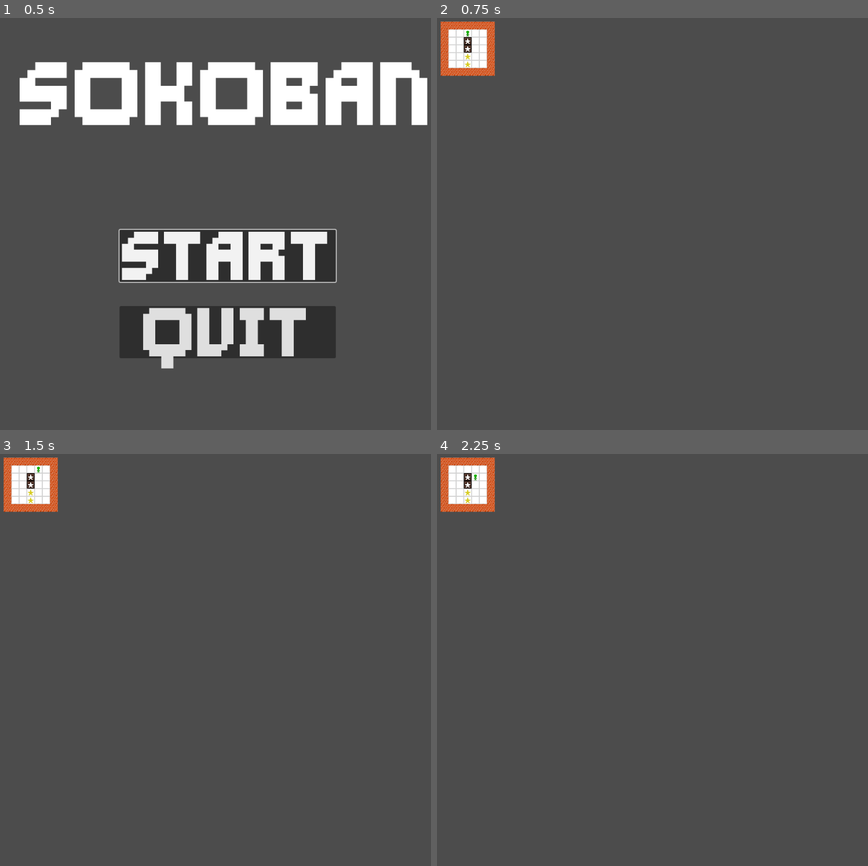
Above: before the commit, frames 1-4 (two rows, left to right).
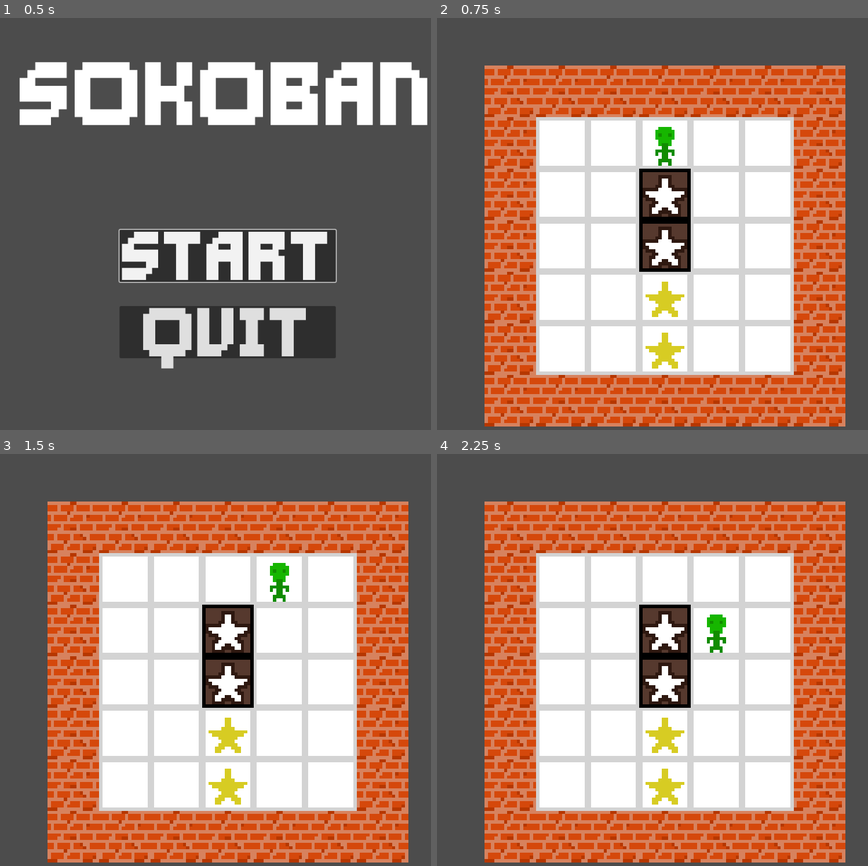
Above: after the commit, the same moments.

Repository: nmay231/godot-sokoban
Game: Godot game, scene res://scenes/menu.tscn
Two runs of this game, one before a commit and one after it. Both use one fixed random seed, a clock stepped at 60 frames per second and the inputs below.
Inputs:
- Up to frame 1 (0.5 s): no input
- Up to frame 2 (0.75 s): click "START" at 0.5 s
- Up to frame 3 (1.5 s): tap Enter at 1.25 s; hold Right (ui_right) from 1.28 s (still down)
- Up to frame 4 (2.25 s): tap Space at 2 s; release Right (ui_right) at 2.03 s; hold Down (ui_down) from 2.03 s (still down)

Frame 1 is identical in both runs. In frame 2, 75% of the frame differs, in the area x 0-95%, y 0-100%; in frame 3, 75%; in frame 4, 75%.

Commit message:
Detect a solved puzzle

Diff:
--- /dev/null
+++ b/scenes/LevelLoader.gd
@@ -0,0 +1,37 @@
+class_name LevelLoader
+extends Node2D
+
+@export var level: Level
+var level_node: Node
+var tile_map: TileMap
+var blocks: Array[Node]
+var goal_hash: Dictionary = {}
+
+# Called when the node enters the scene tree for the first time.
+func _ready():
+	level_node = level.scene.instantiate()
+	add_child(level_node)
+	get_window().content_scale_factor = 60.0 / level.size.x
+
+	tile_map = level_node.get_node("TileMap")
+	for child in level_node.get_children():
+		# Could probably have a better duck-type thing using has_method, but I
+		# don't care right now.
+		if child is Block:
+			blocks.push_back(child)
+
+	for goal in level.goal_positions:
+		goal_hash[goal] = true
+
+func _unhandled_key_input(event):
+	if not event.is_action_type():
+		return
+	var block_hash = {}
+	for block in blocks:
+		block_hash[Vector2i(tile_map.local_to_map(to_local(block.position)))] = true
+
+	for goal in level.goal_positions:
+		if !block_hash.has(goal):
+			print("Failed on", goal)
+			return
+	print("Success!")
--- /dev/null
+++ b/scenes/LevelLoader.tscn
@@ -0,0 +1,6 @@
+[gd_scene load_steps=2 format=3 uid="uid://cknupg73rmnxj"]
+
+[ext_resource type="Script" path="res://scenes/LevelLoader.gd" id="1_6im72"]
+
+[node name="LevelLoader" type="Node2D"]
+script = ExtResource("1_6im72")
--- a/scenes/block.gd
+++ b/scenes/block.gd
@@ -1,3 +1,4 @@
+class_name Block
 extends RigidBody2D
 
 @onready var ray_cast_2d = $RayCast2D
--- a/scenes/menu.gd
+++ b/scenes/menu.gd
@@ -1,12 +1,20 @@
 extends Node
 
 @export var levels: Array[Level] = []
+@onready var menu = $"."
+@onready var level_viewer = $LevelViewer
 
 func _ready():
 	$VBoxContainer/StartButton.grab_focus()
 
 func _on_start_button_pressed():
-	get_tree().change_scene_to_packed(levels[1].scene)
+	# $LevelViewer.add_child(levels[1].scene.instantiate())
+	var loader = LevelLoader.new()
+	# print(loader)
+	loader.level = levels[1]
+	add_sibling(loader)
+	get_parent().remove_child(self)
+	# get_tree().change_scene_to_packed(loader)
 
 func _on_quit_button_pressed():
 	get_tree().quit(0)
--- a/scenes/menu.tscn
+++ b/scenes/menu.tscn
@@ -51,5 +51,7 @@
 theme_override_font_sizes/font_size = 100
 text = "QUIT"
 
+[node name="LevelViewer" type="SubViewport" parent="."]
+
 [connection signal="pressed" from="VBoxContainer/StartButton" to="." method="_on_start_button_pressed"]
 [connection signal="pressed" from="VBoxContainer/QuitButton" to="." method="_on_quit_button_pressed"]
